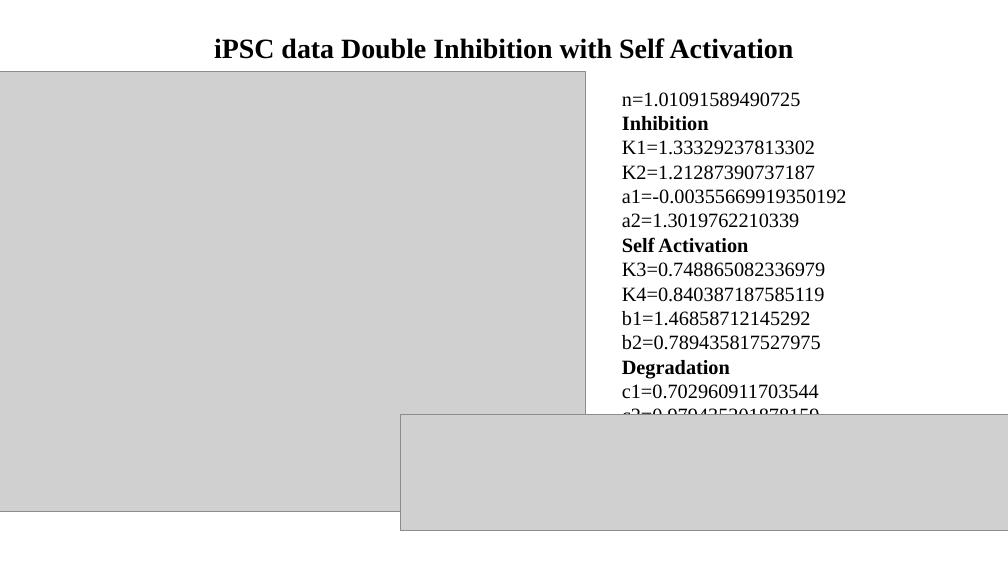
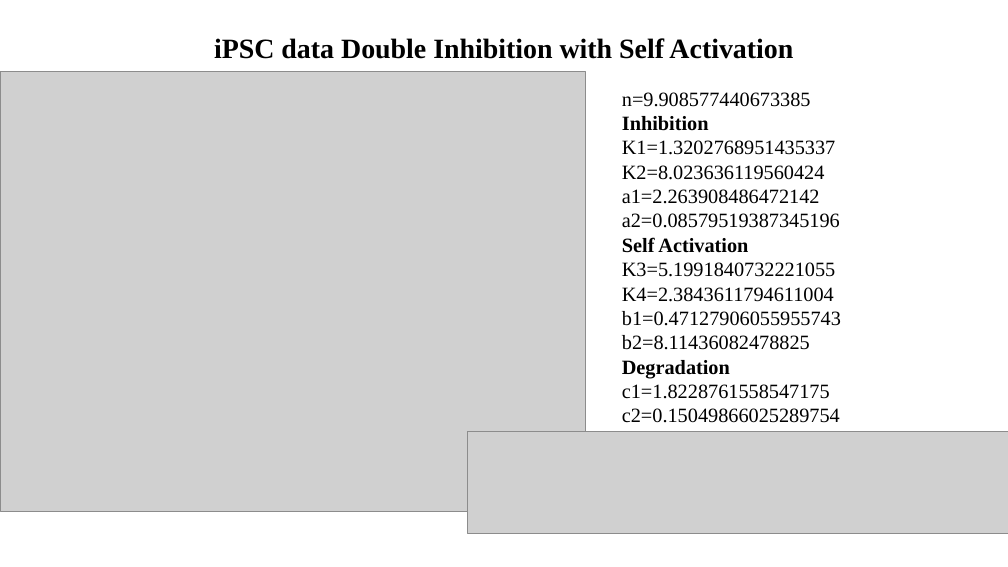
Before and after one commit to Harshavardhan-BV/rev-XCI, a slide deck: slide 5 of writing/Collated.pptx (slide 9 before the commit). Drawn at 1008x567 pixels with LibreOffice and Linux fonts; fonts in the diff are those of the drawing; grey boxes stand for pictures. Boxes give left, top, right and bottom in pixels: in the first picture for what was removed or moved away, otherwise in the second. Text is boxed around its words. In the diff, an @@ line names an element or a change of style, - is before the commit and + after.

```diff
--- a/writing/Collated.pptx
+++ b/writing/Collated.pptx
@@ subtitle at bbox=[622, 92, 811, 107]: text changed @@
-n=1.01091589490725
+n=9.908577440673385
@@ subtitle at bbox=[622, 140, 840, 228]: text changed @@
-K1=1.33329237813302
-K2=1.21287390737187
-a1=-0.00355669919350192
-a2=1.3019762210339
+K1=1.3202768951435337
+K2=8.023636119560424
+a1=2.263908486472142
+a2=0.08579519387345196
@@ subtitle at bbox=[622, 262, 841, 350]: text changed @@
-K3=0.748865082336979
-K4=0.840387187585119
-b1=1.46858712145292
-b2=0.789435817527975
+K3=5.1991840732221055
+K4=2.3843611794611004
+b1=0.47127906055955743
+b2=8.11436082478825
@@ subtitle at bbox=[622, 384, 830, 399]: text changed @@
-c1=0.702960911703544
-c2=0.979435201878159
+c1=1.8228761558547175
+c2=0.15049866025289754
@@ picture: place and size @@
-picture at bbox=[400, 415, 1008, 531]
+picture at bbox=[468, 432, 1008, 534]
```
Also in this commit, not shown: 5 other slides changed, 6 slides added, 24 slides removed, 13 other files.
